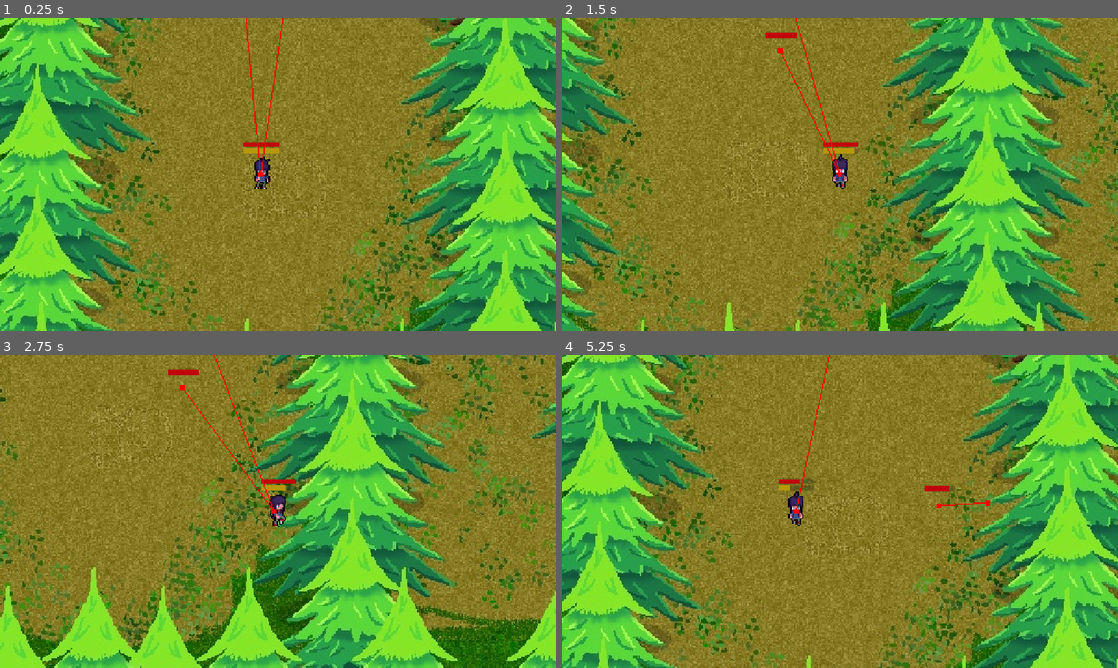
Above: before the commit, frames 1-4 (two rows, left to right).
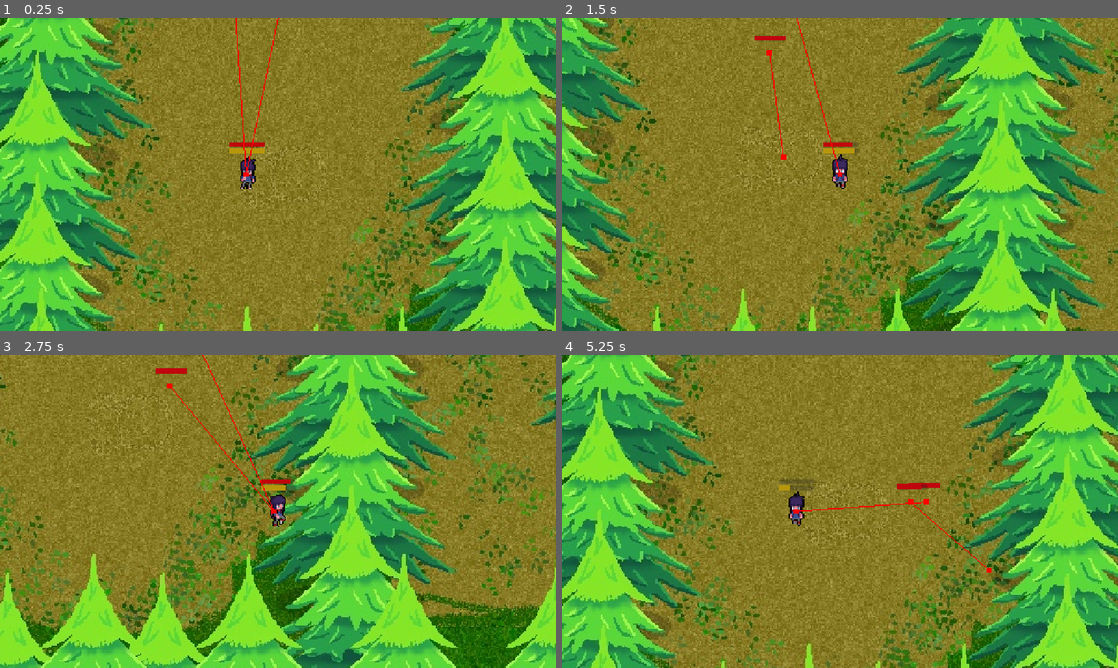
Above: after the commit, the same moments.

Repository: CAHSI-Game-Studios/CGS-project
Game: Godot game, scene res://games/gameA/scenes/GameAScene.tscn
Same seed, same stepped clock (60 frames per second), same inputs: the game is played once before the commit and once after it. This scene is started directly instead of the project's main scene.
Inputs (mouse positions are in pixels of both pictures, inside the frame that each line leads up to):
- Up to frame 1 (0.25 s): no input
- Up to frame 2 (1.5 s): tap Enter at 0.5 s; move the mouse to (962, 158) at 0.52 s; hold D (move_right) 0.53-1.28 s; tap K (game_a_attack) at 0.6 s; click (962, 158) at 0.67 s; move the mouse to (728, 190) at 1.27 s; hold S (move_down) from 1.28 s (still down); tap I (game_a_blocking) at 1.35 s
- Up to frame 3 (2.75 s): move the mouse to (333, 442) at 2.02 s; release S (move_down) at 2.03 s; hold D (move_right) from 2.03 s (still down); tap J (game_a_dash) at 2.1 s
- Up to frame 4 (5.25 s): move the mouse to (812, 574) at 2.77 s; release D (move_right) at 2.78 s; hold W (move_up) 2.78-3.53 s; tap one key every 0.75 s from 2.85 s: L (game_a_heavy_attack) O (game_a_projectile) T (open_terminal) 1; click (812, 574) at 2.92 s; move the mouse to (1006, 558) at 3.52 s; hold A (move_left) 3.53-5.03 s; move the mouse to (673, 464) at 4.27 s; move the mouse to (867, 511) at 5.02 s; hold S (move_down) from 5.03 s (still down); click (867, 511) at 5.17 s

The runs differ from the first frame. In frame 1, 50% of the frame differs, in the area x 0-100%, y 0-100%; in frame 2, 50%; in frame 3, 51%; in frame 4, 49%.

Commit message:
adjust stats of enemies

Diff:
--- a/src/games/gameA/scenes/GameAEnemy.tscn
+++ b/src/games/gameA/scenes/GameAEnemy.tscn
@@ -20,7 +20,6 @@
 [node name="NavigationAgent2D" type="NavigationAgent2D" parent="." unique_id=181679473]
 path_desired_distance = 5.0
 target_desired_distance = 5.0
-avoidance_enabled = true
 radius = 6.0
 debug_enabled = true
 debug_use_custom = true
--- a/src/games/gameA/scenes/GameAScene.tscn
+++ b/src/games/gameA/scenes/GameAScene.tscn
@@ -129,7 +129,7 @@
 script = ExtResource("1_f1ouk")
 
 [node name="Player" parent="." unique_id=102526350 instance=ExtResource("2_5hl2e")]
-position = Vector2(200, 1500)
+position = Vector2(189, 1510)
 
 [node name="Camera2D" type="Camera2D" parent="Player" unique_id=1358353285]
 zoom = Vector2(3, 3)
@@ -364,9 +364,16 @@
 
 [node name="DashEnemy" parent="Enemies" unique_id=1796773824 node_paths=PackedStringArray("player") instance=ExtResource("4_vu5wp")]
 position = Vector2(160, 1079)
+windup_time = 0.2
+dash_speed = 290.0
+dash_max_time = 3.0
 player = NodePath("../../Player")
+SPEED = 100.0
 
 [node name="projectileEnemy" parent="Enemies" unique_id=1672406883 node_paths=PackedStringArray("player") instance=ExtResource("5_rxn4i")]
 position = Vector2(222, 1348)
 projectile_scene = ExtResource("6_rxn4i")
+attack_distance = 80.0
+windup_time = 0.2
 player = NodePath("../../Player")
+SPEED = 100.0
--- a/src/games/gameA/scripts/dash_enemy.gd
+++ b/src/games/gameA/scripts/dash_enemy.gd
@@ -29,26 +29,22 @@
 			else:
 				## see GameAEnemy class
 				super(delta)
-
 		State.WINDUP:
 			stop_moving()
 			state_timer -= delta
 			# wait for the timer
 			if state_timer <= 0.0:
 				start_dash()
-
 		State.DASH:
 			state_timer -= delta
 			velocity = dash_direction * dash_speed
 			move_and_slide()
-
 			var reached := global_position.distance_to(dash_target) <= dash_speed * delta
 			## if the enemys movement reached the position, or
 			## the hitbox (Area2D) came into contact with the player's body, or
 			## the timer stopped
 			if reached or get_slide_collision_count() > 0 or state_timer <= 0.0:
 				start_cooldown()
-
 		State.COOLDOWN:
 			stop_moving()
 			state_timer -= delta
--- a/src/games/gameA/scripts/projectile_enemy.gd
+++ b/src/games/gameA/scripts/projectile_enemy.gd
@@ -22,7 +22,6 @@
 				start_windup()
 			else:
 				super(delta)
-
 		State.WINDUP:
 			stop_moving()
 			state_timer -= delta
